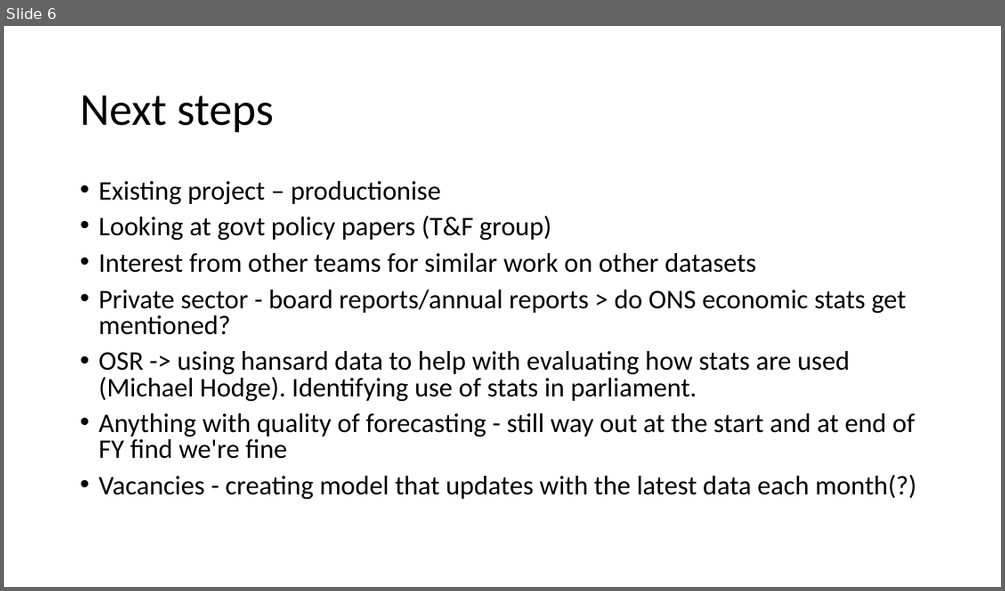
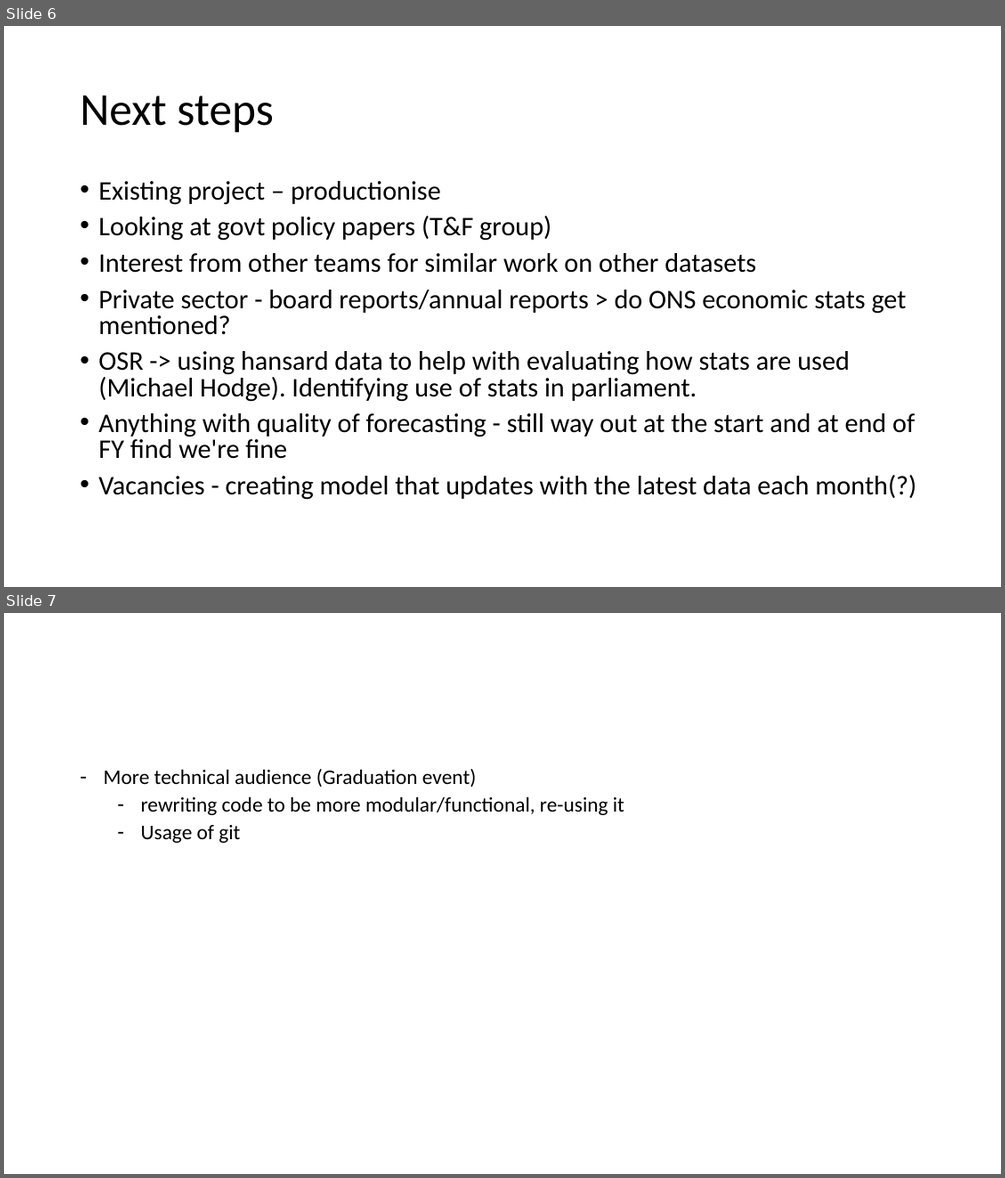
Before and after one commit to datasciencecampus/uk-parliament-stats, a slide deck: user-engagement/dsa-presentation.pptx. Shown one above the other, each under a label of ours: slide 6 before the commit, slides 6 and 7 after it. The pictures are 1005x591 and 1005x1178 pixels, drawn with LibreOffice and Linux fonts; fonts in the diff are those of the drawing. Boxes give left, top, right and bottom in pixels: in the first picture for what was removed or moved away, otherwise in the second. Text is boxed around its words. In the diff, an @@ line names an element or a change of style, - is before the commit and + after.

```diff
--- a/user-engagement/dsa-presentation.pptx
+++ b/user-engagement/dsa-presentation.pptx
@@ slide 7 added at (4, 613, 1001, 1174), background #FFFFFF @@
@@ text added at (104, 769, 624, 843), 20 pt, text #000000 @@
+– More technical audience (Graduation event)
+  – rewriting code to be more modular/functional, re-using it
+  – Usage of git
```
Also in this commit, not shown: 1 other file.
